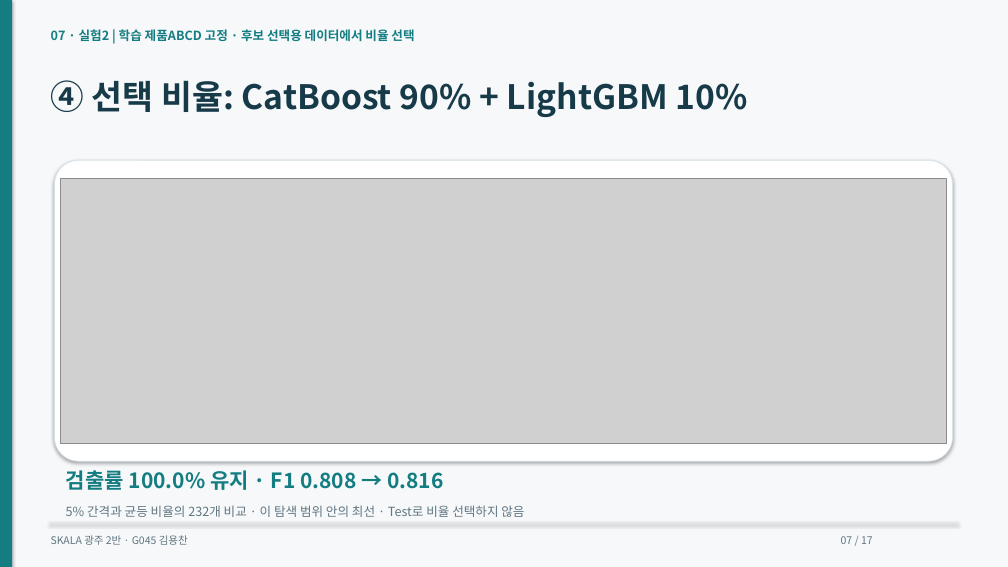
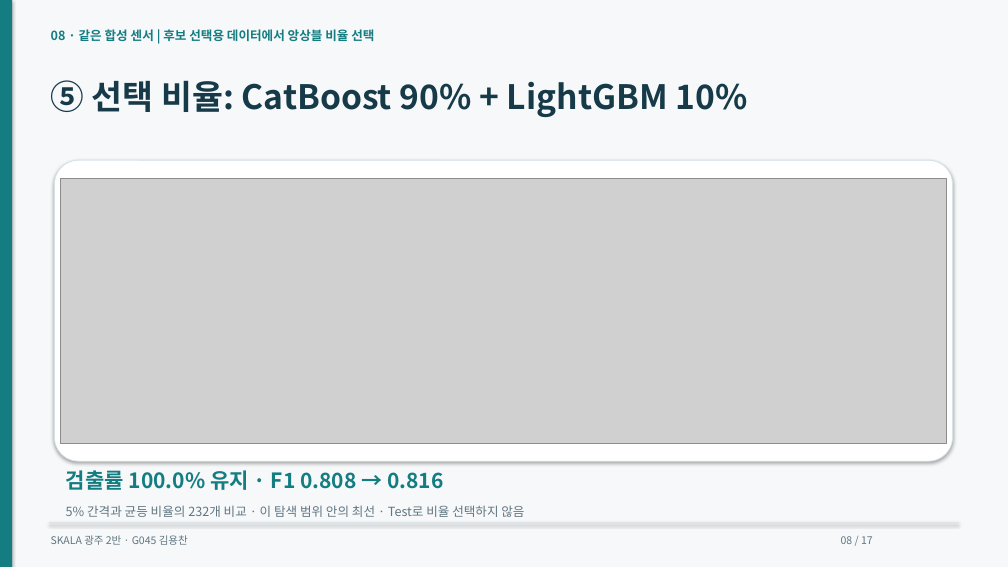
Before and after one commit to dragonchan95/Semiconductor-AI-Agent, a slide deck: slide 8 of docs/G045_Semiconductor_Agent.pptx (slide 7 before the commit). Drawn at 1008x567 pixels with LibreOffice and Linux fonts; fonts in the diff are those of the drawing; grey boxes stand for pictures. Boxes give left, top, right and bottom in pixels: in the first picture for what was removed or moved away, otherwise in the second. Text is boxed around its words. In the diff, an @@ line names an element or a change of style, - is before the commit and + after.

```diff
--- a/docs/G045_Semiconductor_Agent.pptx
+++ b/docs/G045_Semiconductor_Agent.pptx
@@ text at (x1=51, y1=29, x2=374, y2=41): text changed @@
-07 · 실험2 | 학습 제품ABCD 고정 · 후보 선택용 데이터에서 비율 선택
+08 · 같은 합성 센서 | 후보 선택용 데이터에서 앙상블 비율 선택
@@ text at (x1=51, y1=80, x2=748, y2=117): text changed @@
-④ 선택 비율: CatBoost 90% + LightGBM 10%
+⑤ 선택 비율: CatBoost 90% + LightGBM 10%
@@ text at (x1=841, y1=536, x2=873, y2=544): text changed @@
-07 / 17
+08 / 17
```
Also in this commit, not shown: 13 other slides changed, 1 slide added, 1 slide removed, 15 other files.
